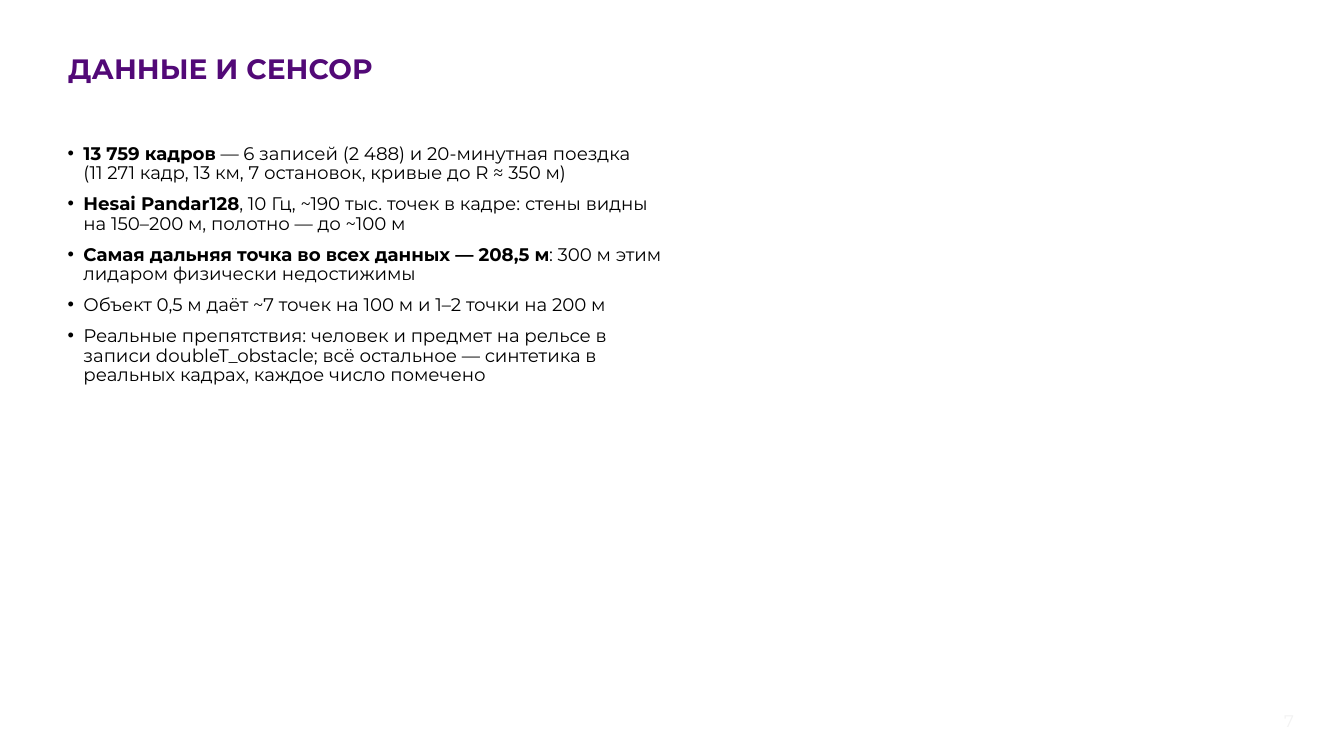
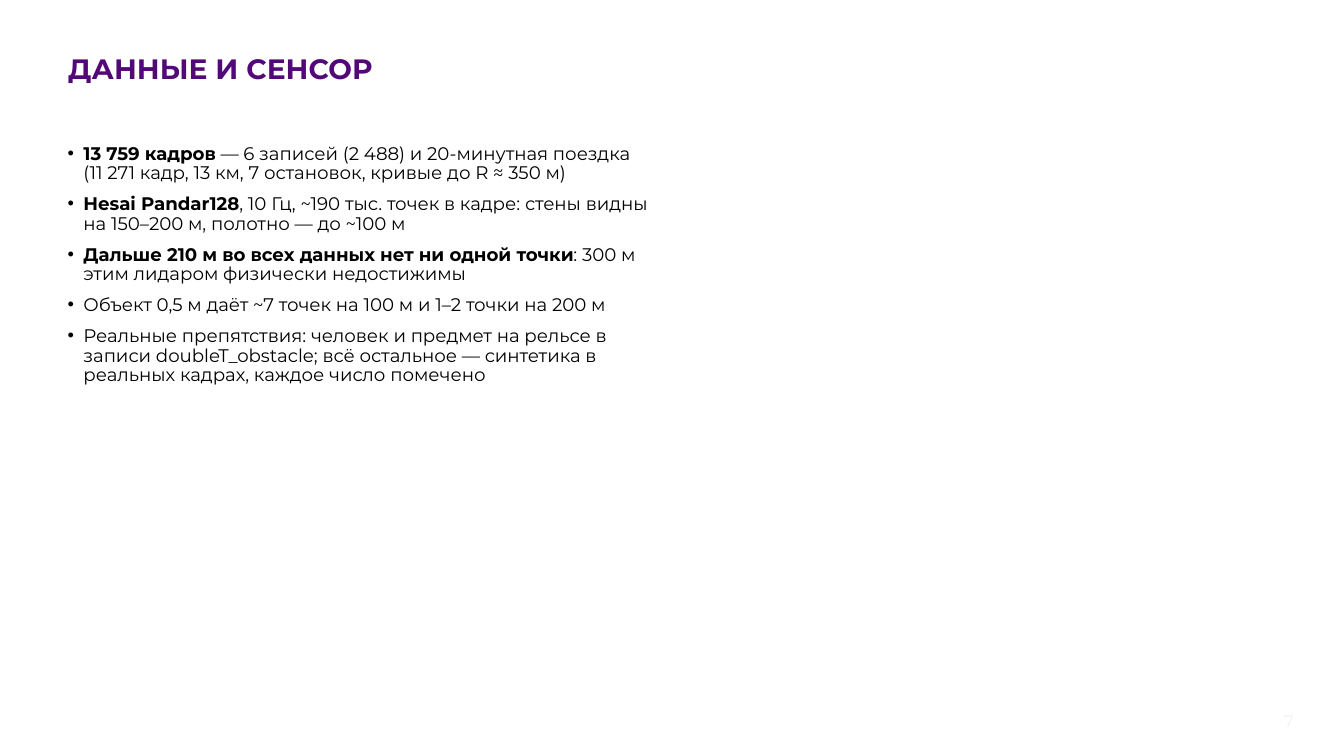
Before and after one commit to pmixay/ReSense, a slide deck: slide 7 of docs/presentation/ReSense_LCT2026.pptx. Drawn at 1344x756 pixels with LibreOffice and Linux fonts; fonts in the diff are those of the drawing; background and template pictures are left out. Boxes give left, top, right and bottom in pixels: in the first picture for what was removed or moved away, otherwise in the second. Text is boxed around its words. In the diff, an @@ line names an element or a change of style, - is before the commit and + after.

```diff
--- a/docs/presentation/ReSense_LCT2026.pptx
+++ b/docs/presentation/ReSense_LCT2026.pptx
@@ text at <box>83,247,635,284</box>: text changed @@
-• Самая дальняя точка во всех данных — 208,5 м: 300 м этим лидаром физически недостижимы
+• Дальше 210 м во всех данных нет ни одной точки: 300 м этим лидаром физически недостижимы
```
Also in this commit, not shown: 2 other slides changed, 29 other files.
